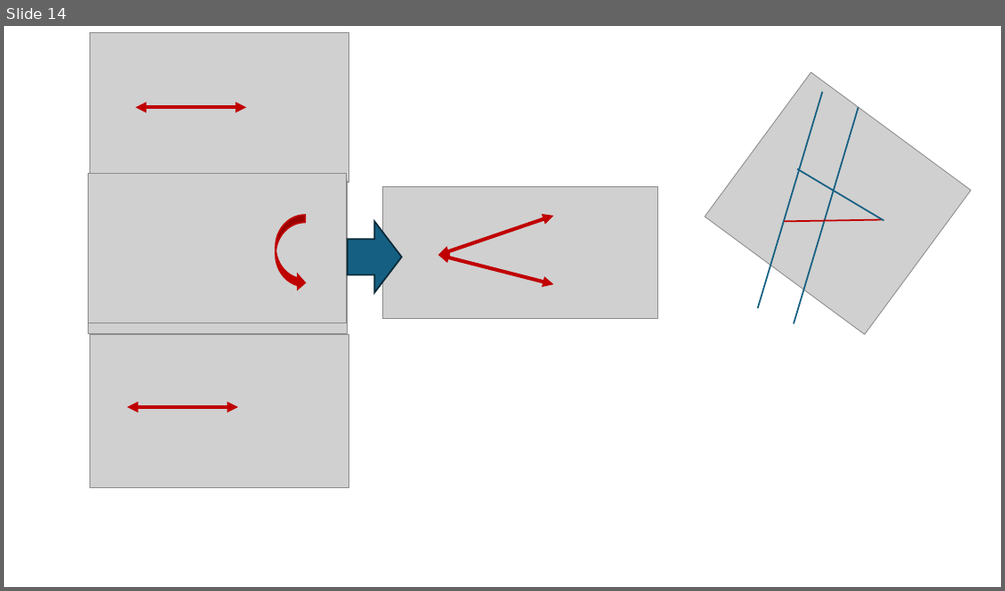
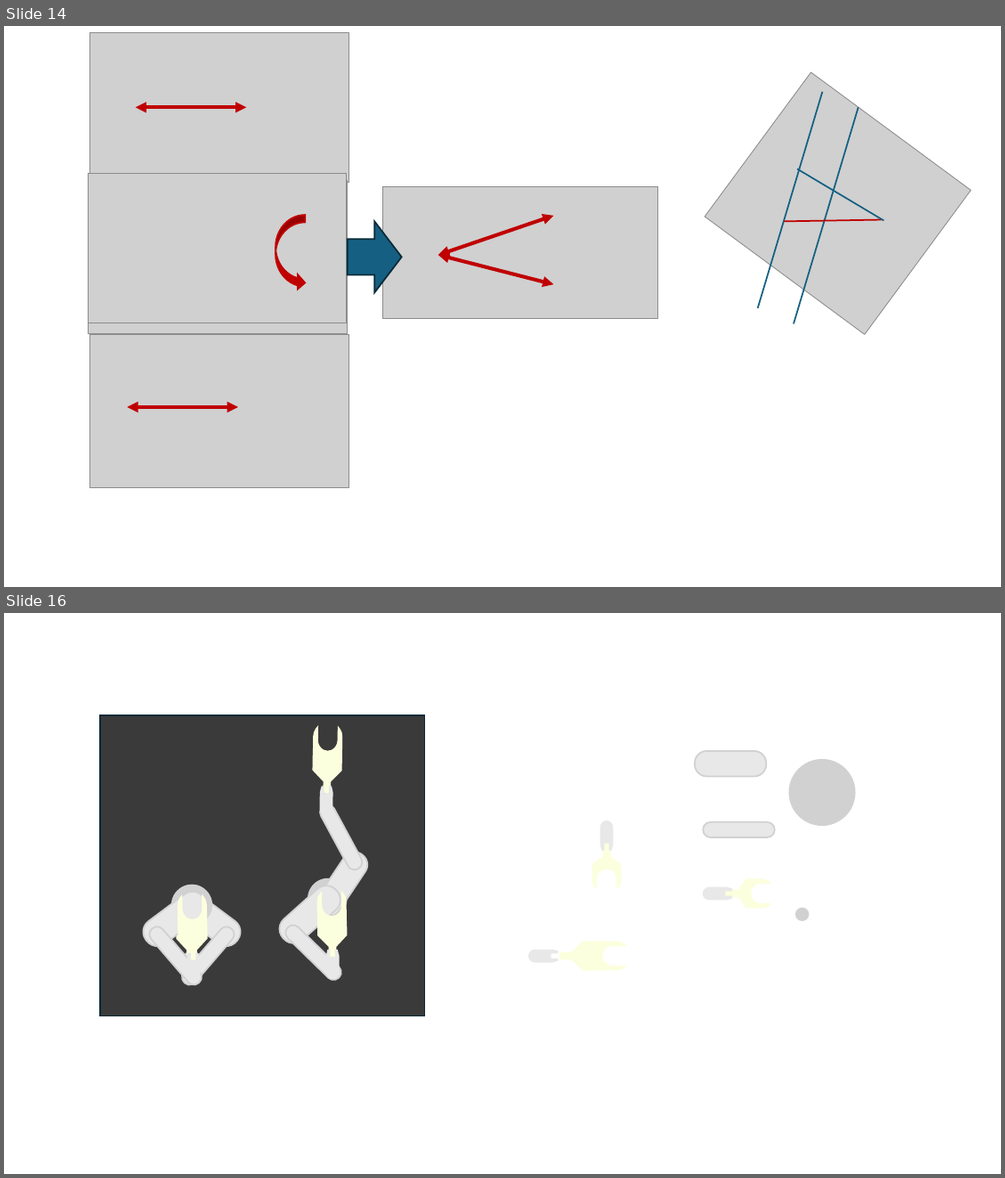
Before and after one commit to Naiery0/Winform_RobotArmUI, a slide deck: Control Design PPT.pptx. Shown one above the other, each under a label of ours: slide 14 before the commit, slides 14 and 16 after it; the slides between them are not shown. The pictures are 1005x591 and 1005x1178 pixels, drawn with LibreOffice and Linux fonts; fonts in the diff are those of the drawing; grey boxes stand for pictures. Boxes give left, top, right and bottom in pixels: in the first picture for what was removed or moved away, otherwise in the second. Text is boxed around its words. In the diff, an @@ line names an element or a change of style, - is before the commit and + after.

```diff
--- a/Control Design PPT.pptx
+++ b/Control Design PPT.pptx
@@ slide 16 added at [4, 613, 1001, 1174], background #FFFFFF @@
@@ rectangle added at [100, 715, 424, 1016], fill #3A3A3A, outline #092A39 1.5 pt @@
@@ rounded rectangle added at [695, 751, 766, 777], fill #E8E8E8, outline #D1D1D1 1.5 pt @@
@@ ellipse added at [788, 759, 855, 826], fill #D1D1D1 @@
@@ freeform shape added at [601, 821, 613, 850], fill #E8E8E8, outline #E8E8E8 1.5 pt @@
@@ rounded rectangle added at [704, 822, 775, 837], fill #E8E8E8, outline #D1D1D1 1.5 pt @@
@@ freeform shape added at [593, 835, 621, 887], fill #FCFFDD, outline #FCFFDD 1.5 pt @@
@@ freeform shape added at [718, 879, 769, 907], fill #FCFFDD, outline #FCFFDD 1.5 pt @@
@@ freeform shape added at [704, 887, 732, 899], fill #E8E8E8, outline #E8E8E8 1.5 pt @@
@@ ellipse added at [795, 908, 809, 921], fill #D1D1D1 @@
@@ group added at [163, 876, 245, 988]: 2 rounded rectangles, 2 freeform shapes, 1 ellipse @@
@@ group added at [138, 876, 220, 988]: 2 rounded rectangles, 2 freeform shapes, 1 ellipse @@
@@ group added at [275, 727, 372, 983]: 4 rounded rectangles, 4 freeform shapes, 1 ellipse @@
@@ freeform shape added at [529, 950, 558, 962], fill #E8E8E8, outline #E8E8E8 1.5 pt @@
@@ freeform shape added at [560, 942, 625, 970], fill #FCFFDD, outline #FCFFDD 1.5 pt @@
```
Also in this commit, not shown: 2 other slides added, 1 slide removed, 28 other files.
